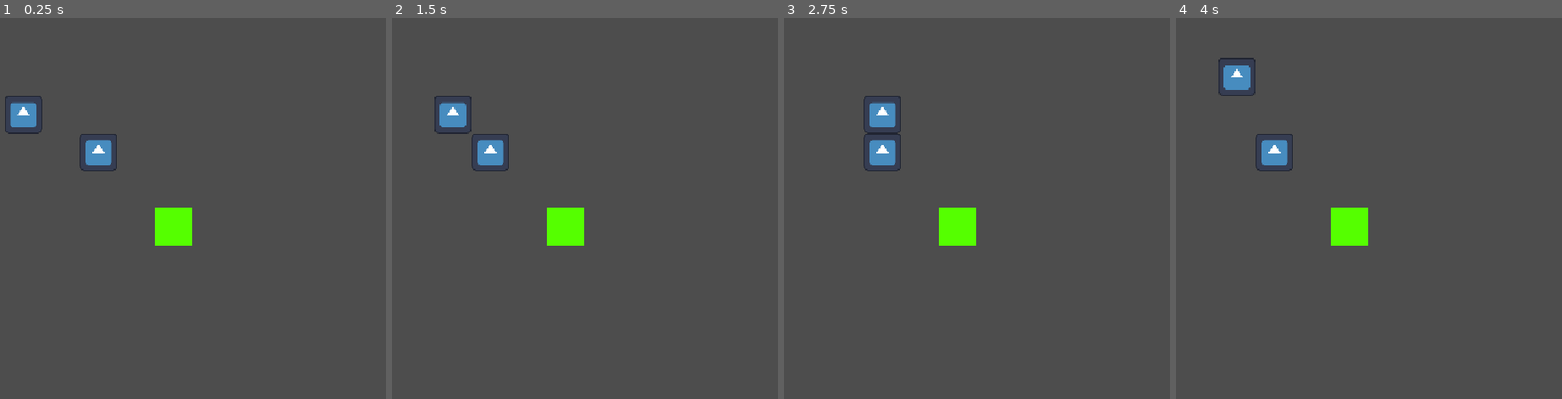
Above: before the commit, frames 1-4 (left to right).
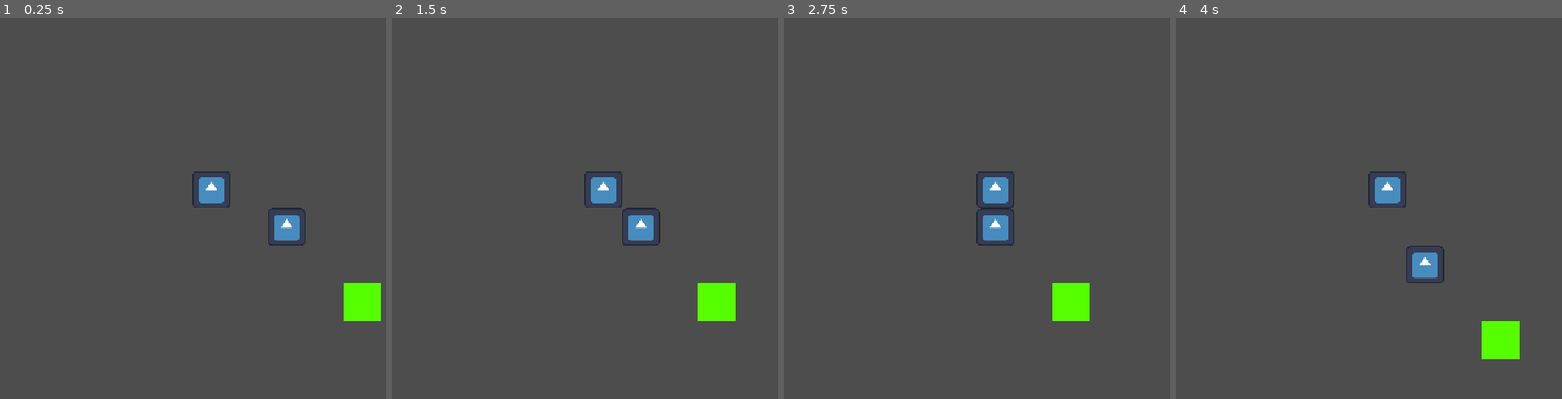
Above: after the commit, the same moments.

Repository: nickdowning16-ops/forgetful-handyman
Game: Godot game, scene res://main.tscn
The game is run twice, just before and just after one commit, with the same random seed, the same clock (stepped at 60 frames per second) and the same inputs. The engine's default icon, where the game draws it, is replaced by a stand-in: a white triangle on a blue panel in a dark square.
Inputs:
- Up to frame 1 (0.25 s): no input
- Up to frame 2 (1.5 s): tap Enter at 0.5 s; hold Right (ui_right) 0.53-1.28 s; tap Space at 1.25 s; hold Down (ui_down) from 1.28 s (still down)
- Up to frame 3 (2.75 s): tap Enter at 2 s; release Down (ui_down) at 2.03 s; hold Right (ui_right) from 2.03 s (still down)
- Up to frame 4 (4 s): tap Space at 2.75 s; release Right (ui_right) at 2.78 s; hold Up (ui_up) 2.78-3.53 s; tap Enter at 3.5 s; hold Left (ui_left) from 3.53 s (still down)

The runs differ from the first frame. In frame 1, 4.2% of the frame differs, in the area x 1-99%, y 20-80%; in frame 2, 4.3%, in the area x 10-90%, y 20-80%; in frame 3, 4.2%; in frame 4, 4.2%.

Commit message:
Camera and temp art
made camera child of player with some generic limits

added temp tiles

Diff:
--- a/handy_man.gd
+++ b/handy_man.gd
@@ -26,8 +26,6 @@
 			move(dir)
 
 func move(dir):
-
-
 	ray.target_position = inputs[dir] * tile_size
 	ray.force_raycast_update()
 	if !ray.is_colliding():
--- a/main.tscn
+++ b/main.tscn
@@ -13,6 +13,12 @@
 script = ExtResource("1_lquwl")
 
 [node name="player" parent="." unique_id=741083176 instance=ExtResource("1_ig7tw")]
+
+[node name="Camera2D" type="Camera2D" parent="player" unique_id=1418489147]
+offset = Vector2(32, 32)
+limit_left = -1000
+limit_top = -1000
+limit_right = 1000
 
 [node name="StaticBody2D" type="StaticBody2D" parent="." unique_id=1643734812]
 
@@ -52,9 +58,5 @@
 visible = false
 position = Vector2(192, -128)
 
-[node name="Camera2D" type="Camera2D" parent="." unique_id=1418489147]
-position = Vector2(384, 192)
-offset = Vector2(32, 32)
-
 [connection signal="area_entered" from="problem" to="." method="_on_problem_area_entered"]
 [connection signal="area_exited" from="problem" to="." method="_on_problem_area_exited"]
Binary file added: art/temp_tiles.png
Not shown, added: art/temp_tiles.png.import
